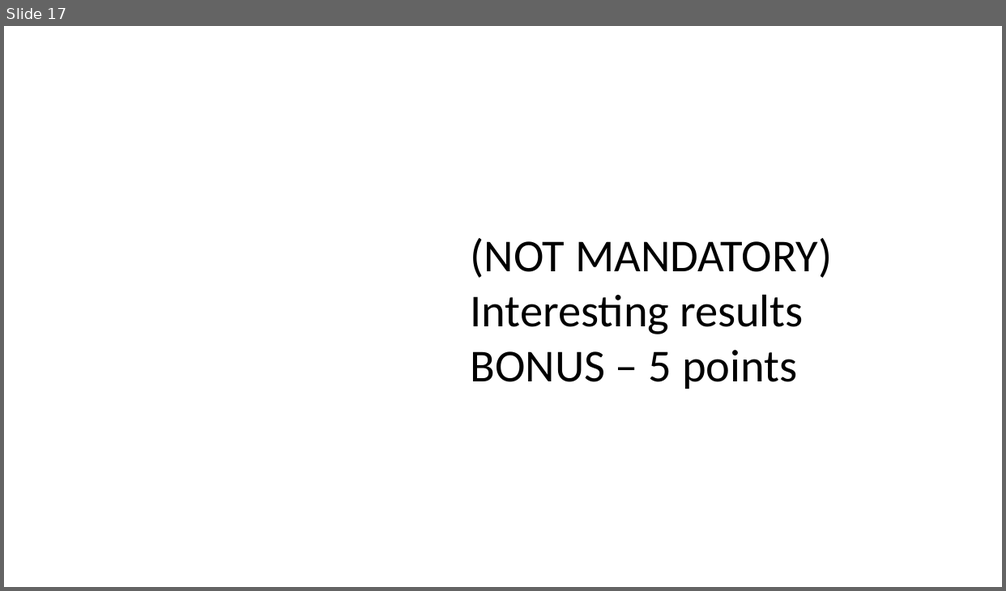
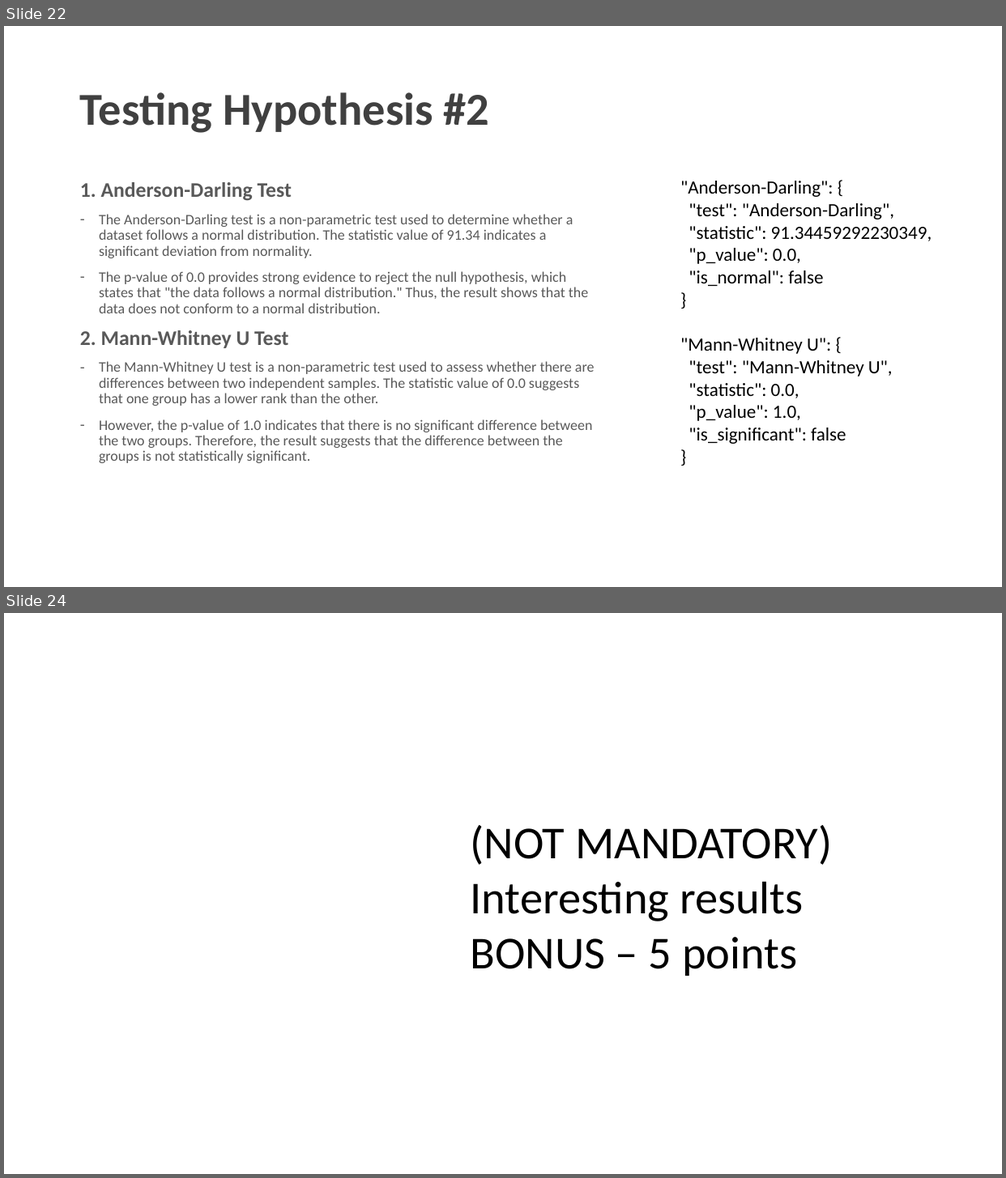
Before and after one commit to charlesyifanli/python_and_data, a slide deck: mini_project/SCSE 24 Mini-project presentation (Group No. ##).pptx. Shown one above the other, each under a label of ours: slide 17 before the commit, slides 22 and 24 after it; the slides between them are not shown. The pictures are 1006x591 and 1006x1178 pixels, drawn with LibreOffice and Linux fonts; fonts in the diff are those of the drawing; background and template pictures are left out. Boxes give left, top, right and bottom in pixels: in the first picture for what was removed or moved away, otherwise in the second. Text is boxed around its words. In the diff, an @@ line names an element or a change of style, - is before the commit and + after.

```diff
--- a/mini_project/SCSE 24 Mini-project presentation (Group No. ##).pptx
+++ b/mini_project/SCSE 24 Mini-project presentation (Group No. ##).pptx
@@ slide 22 added at [4,26,1002,587], background #FFFFFF @@
@@ title added at [80,92,490,133], 44 pt, text #404040, bold @@
+Testing Hypothesis #2
@@ text added at [80,182,594,463], 14 pt, text #595959 @@
+1. Anderson-Darling Test
+– The Anderson-Darling test is a non-parametric test used to determine whether a dataset follows a normal distribution. The statistic value of 91.34 indicates a significant deviation from normality.
+– The p-value of 0.0 provides strong evidence to reject the null hypothesis, which states that "the data follows a normal distribution." Thus, the result shows that the data does not conform to a normal distribution.
+2. Mann-Whitney U Test
+– The Mann-Whitney U test is a non-parametric test used to assess whether there are differences between two independent samples. The statistic value of 0.0 suggests that one group has a lower rank than the other.
+– However, the p-value of 1.0 indicates that there is no significant difference between the two groups. Therefore, the result suggests that the difference between the groups is not statistically significant.
@@ text added at [680,181,932,444], 18 pt, text #000000 @@
+"Anderson-Darling": {
+"test": "Anderson-Darling",
+"statistic": 91.34459292230349,
+"p_value": 0.0,
+"is_normal": false
+}
+"Mann-Whitney U": {
+"test": "Mann-Whitney U",
+"statistic": 0.0,
+"p_value": 1.0,
+"is_significant": false
+}
@@ what was slide 17 is now slide 24 @@
```
Also in this commit, not shown: 4 slides changed, 11 other slides added, 5 slides removed, 2 other files.
